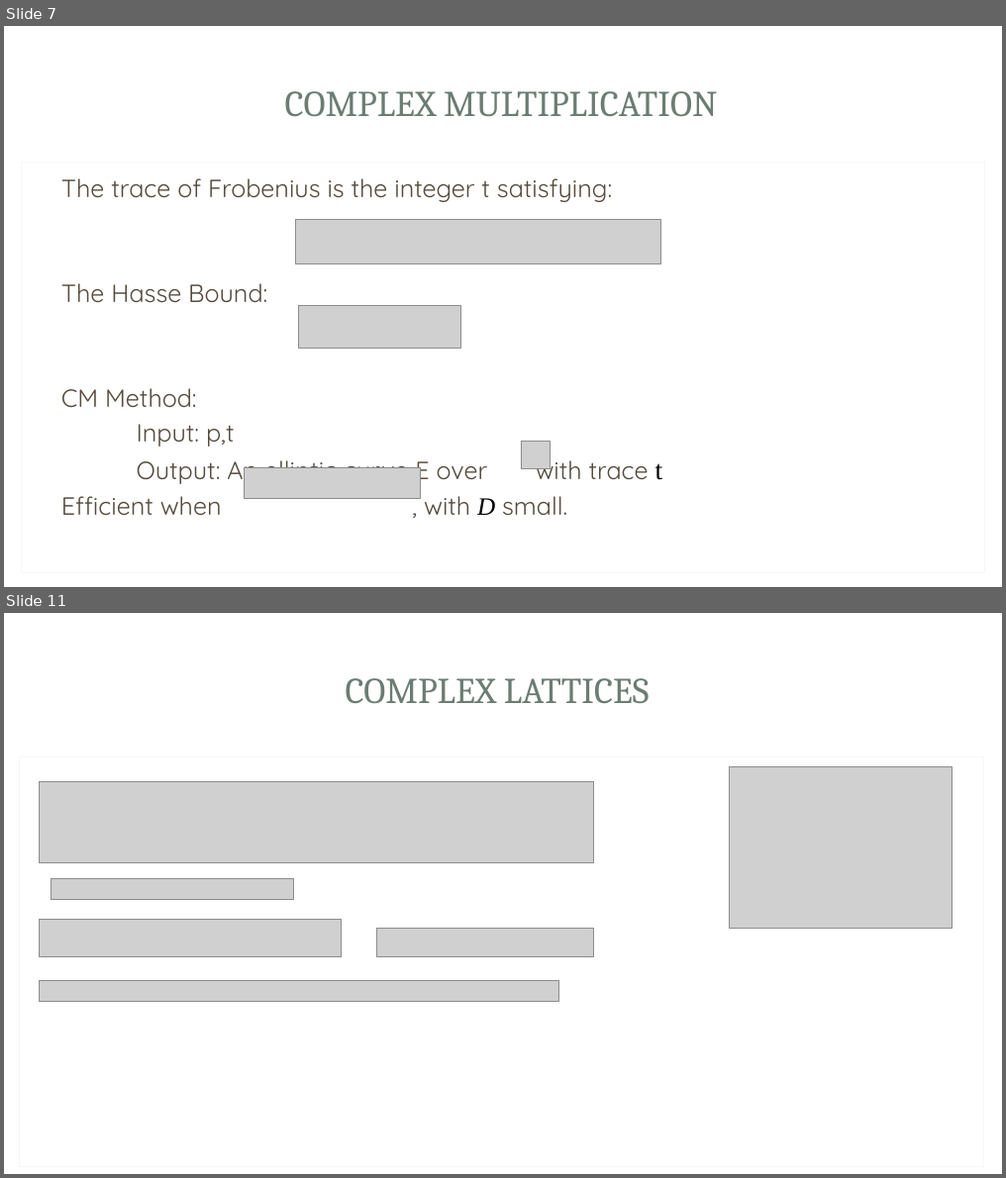
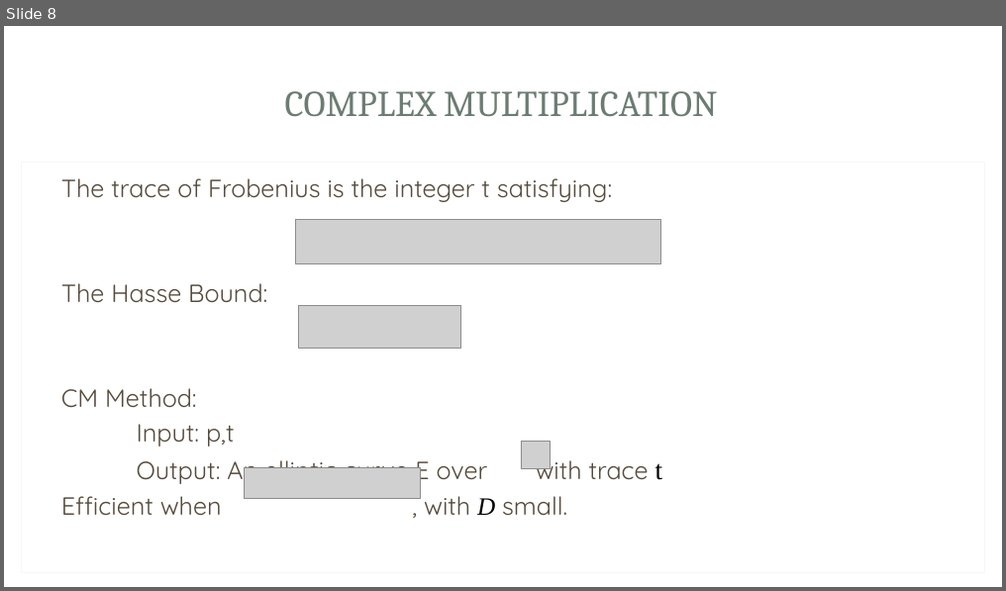
Before and after one commit to Srizzle/CS276-Project-Writeup, a slide deck: Presentation.ppt.pptx. Shown one above the other, each under a label of ours: slides 7 and 11 before the commit, slide 8 after it; the slides between them are not shown. The pictures are 1006x1178 and 1006x591 pixels, drawn with LibreOffice and Linux fonts; fonts in the diff are those of the drawing; grey boxes stand for pictures; background and template pictures are left out. Boxes give left, top, right and bottom in pixels: in the first picture for what was removed or moved away, otherwise in the second. Text is boxed around its words. In the diff, an @@ line names an element or a change of style, - is before the commit and + after.

```diff
--- a/Presentation.ppt.pptx
+++ b/Presentation.ppt.pptx
@@ slide 11 removed at (4,613,1002,1174), background picture (left out); not listed: 3 template elements that a slide beside it also shows @@
@@ title removed at (346,678,649,703) @@
-COMPLEX LATTICES
@@ rectangle removed at (19,757,983,1167) @@
@@ picture removed at (40,781,594,863) @@
@@ text removed at (70,781,435,791) @@
-All elliptic curves are lattices, i.e.
@@ picture removed at (730,766,951,928) @@
@@ picture removed at (51,879,293,900) @@
@@ picture removed at (40,920,341,958) @@
@@ picture removed at (376,928,594,957) @@
@@ picture removed at (40,980,559,1001) @@
@@ what was slide 7 is now slide 8 @@
```
Also in this commit, not shown: 6 slides changed, 6 slides added, 4 other slides removed, 4 other files.
